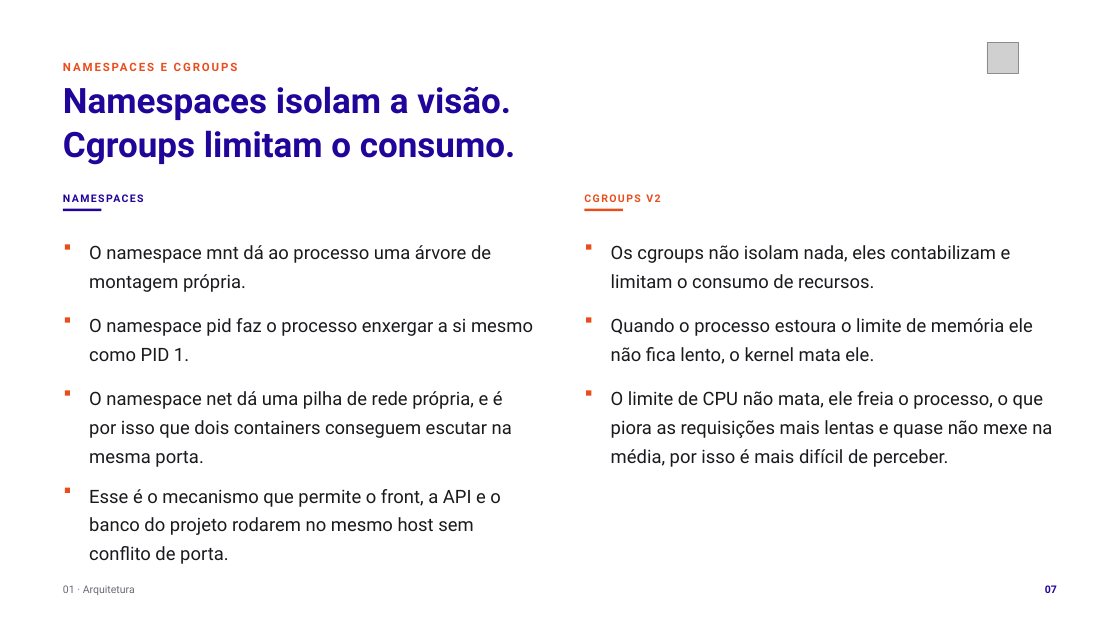
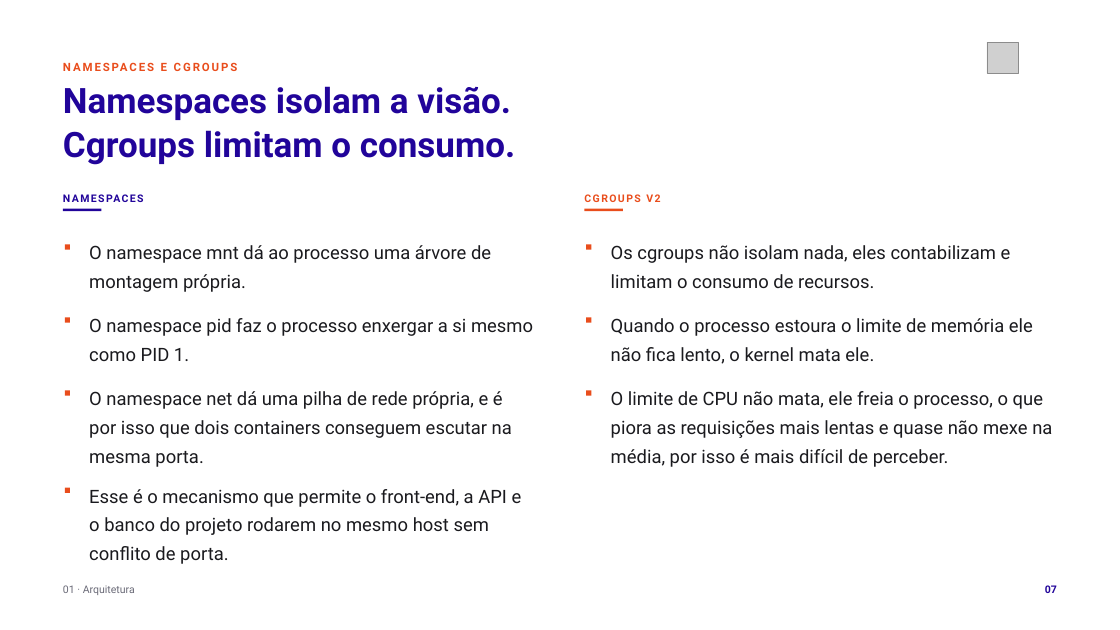
Before and after one commit to tcpassos/invite-app, a slide deck: slide 7 of trabalhos/T1-Docker-Invite-People.pptx. Drawn at 1120x630 pixels with LibreOffice and Linux fonts; fonts in the diff are those of the drawing; grey boxes stand for pictures. Boxes give left, top, right and bottom in pixels: in the first picture for what was removed or moved away, otherwise in the second. Text is boxed around its words. In the diff, an @@ line names an element or a change of style, - is before the commit and + after.

Commit message:
docs: padroniza front-end e back-end no deck e no roteiro do T1

```diff
--- a/trabalhos/T1-Docker-Invite-People.pptx
+++ b/trabalhos/T1-Docker-Invite-People.pptx
@@ text at (89,489,522,564): text changed @@
-Esse é o mecanismo que permite o front, a API e o banco do projeto rodarem no mesmo host sem conflito de porta.
+Esse é o mecanismo que permite o front-end, a API e o banco do projeto rodarem no mesmo host sem conflito de porta.
```
Also in this commit, not shown: 5 other slides changed, 8 other files.
